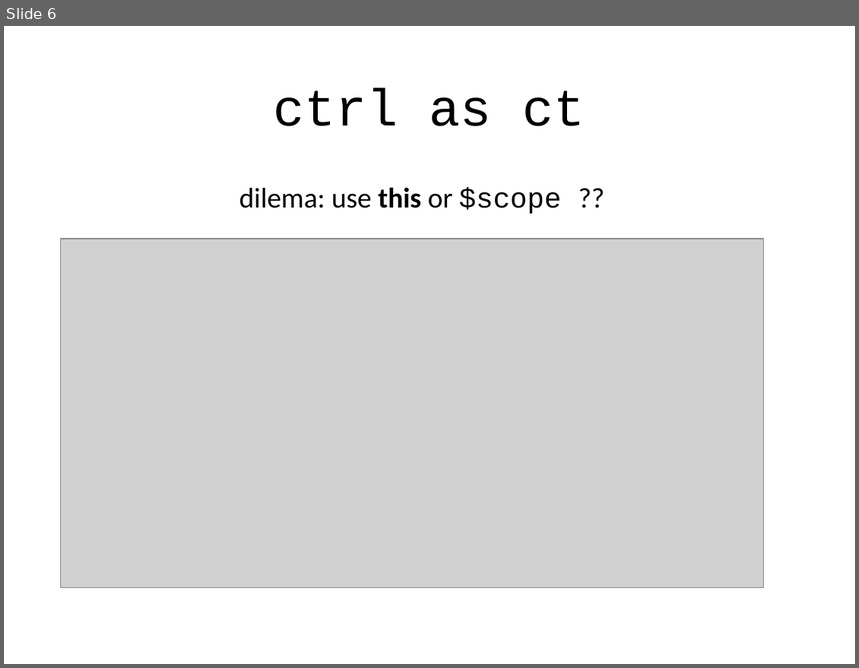
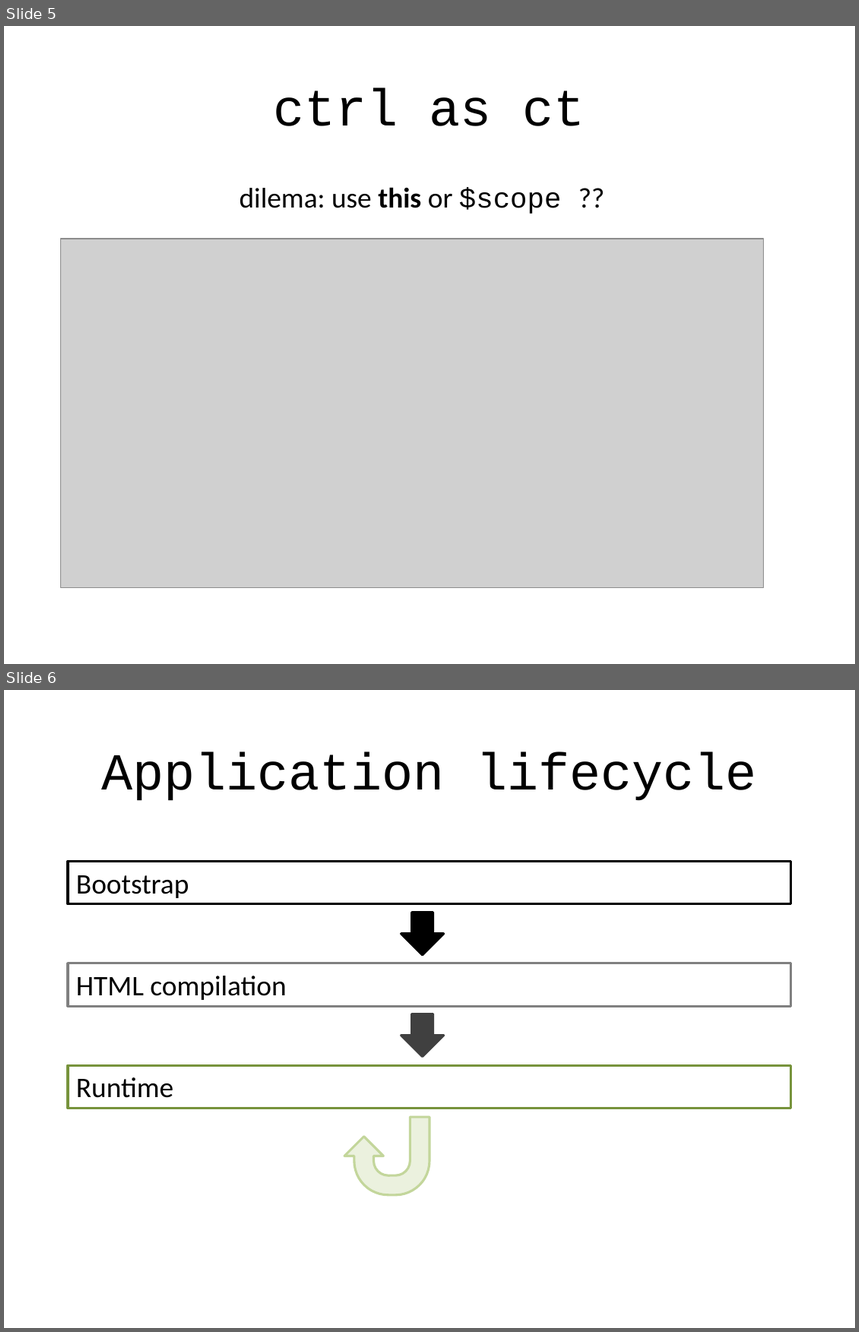
Before and after one commit to alexeymatveevp/angularjs-course, a slide deck: docs/02_ng_basics_followup.pptx. Shown one above the other, each under a label of ours: slide 6 before the commit, slides 5 and 6 after it. The pictures are 859x668 and 859x1332 pixels, drawn with LibreOffice and Linux fonts; fonts in the diff are those of the drawing; grey boxes stand for pictures. Boxes give left, top, right and bottom in pixels: in the first picture for what was removed or moved away, otherwise in the second. Text is boxed around its words. In the diff, an @@ line names an element or a change of style, - is before the commit and + after.

```diff
--- a/docs/02_ng_basics_followup.pptx
+++ b/docs/02_ng_basics_followup.pptx
@@ slide 6 added at (x1=4, y1=690, x2=855, y2=1328), background #FFFFFF @@
@@ title added at (x1=101, y1=752, x2=757, y2=801), 44 pt, text #000000 @@
+Application lifecycle
@@ rectangle added at (x1=68, y1=861, x2=791, y2=904), fill #FFFFFF, outline #000000 2 pt, 24 pt, text #000000 @@
+Bootstrap
@@ down arrow added at (x1=401, y1=912, x2=444, y2=954), fill #000000, outline #000000 2 pt @@
@@ rectangle added at (x1=68, y1=964, x2=791, y2=1006), fill #FFFFFF, outline #808080 2 pt, 24 pt, text #000000 @@
+HTML compilation
@@ down arrow added at (x1=401, y1=1015, x2=444, y2=1057), fill #404040, outline #404040 2 pt @@
@@ rectangle added at (x1=68, y1=1065, x2=791, y2=1108), fill #FFFFFF, outline #77933C 2 pt, 24 pt, text #000000 @@
+Runtime
@@ uturn arrow added at (x1=344, y1=1117, x2=430, y2=1195), fill #EBF1DE, outline #C3D69B 2 pt @@
@@ what was slide 6 is now slide 5 @@
```
Also in this commit, not shown: 3 slides changed, 4 other slides added, 11 slides removed, 9 other files.
